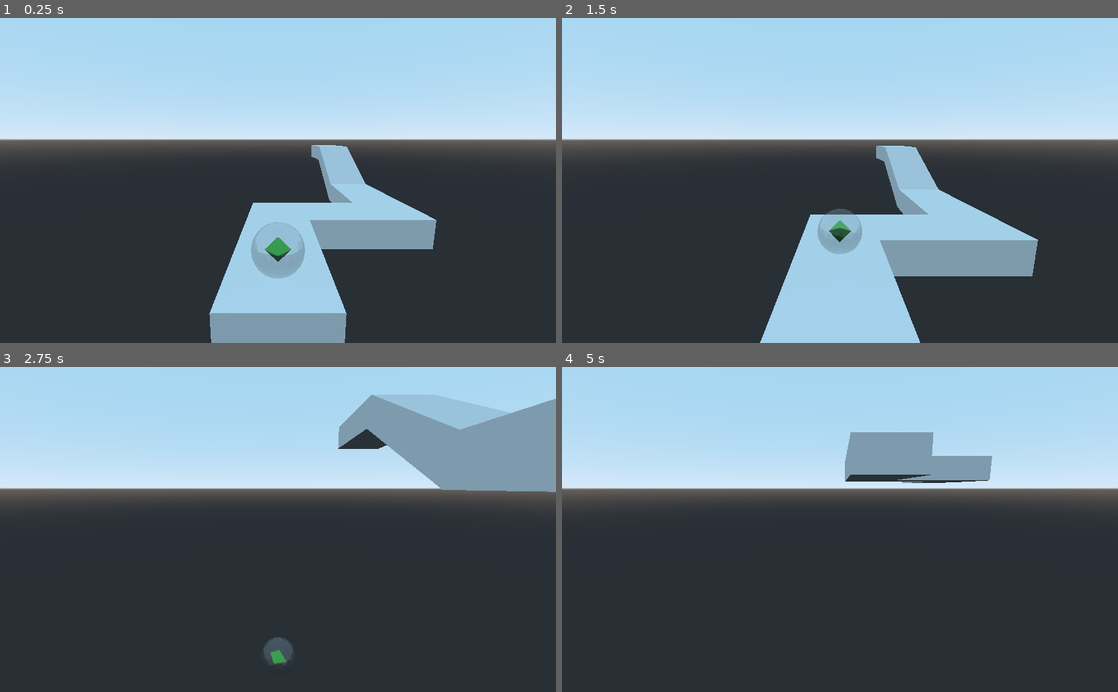
Above: before the commit, frames 1-4 (two rows, left to right).
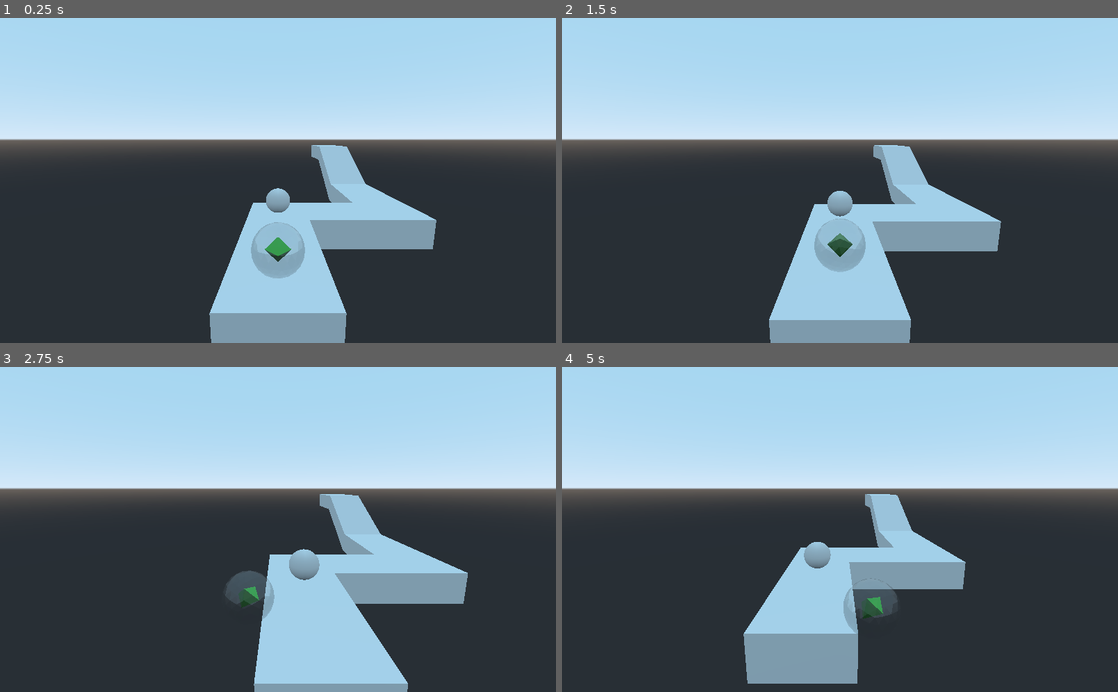
Above: after the commit, the same moments.

Repository: Theo-Fafet/mix-and-game-jam-2020
Game: Godot game, scene res://ExampleScene.tscn
The game is run twice, just before and just after one commit, with the same random seed, the same clock (stepped at 60 frames per second) and the same inputs.
Inputs:
- Up to frame 1 (0.25 s): no input
- Up to frame 2 (1.5 s): hold Up (ui_up) from 0.53 s (still down)
- Up to frame 3 (2.75 s): release Up (ui_up) at 2.03 s; hold Left (ui_left) from 2.03 s (still down)
- Up to frame 4 (5 s): release Left (ui_left) at 3.53 s; hold Down (ui_down) 3.53-4.28 s; hold Right (ui_right) from 4.28 s (still down)

The runs differ from the first frame. In frame 1, 0.3% of the frame differs, in the area x 47-53%, y 52-60%; in frame 2, 7.8%; in frame 3, 21%, in the area x 40-100%, y 8-100%; in frame 4, 14%.

Commit message:
Sorry cant

Diff:
--- a/3D/Ball/Nodes/Ball.tscn
+++ b/3D/Ball/Nodes/Ball.tscn
@@ -16,6 +16,9 @@
 }
 
 [node name="BallRB" type="RigidBody" parent="."]
+collision_layer = 2
+collision_mask = 3
+contacts_reported = 1
 
 [node name="SphereCS" type="CollisionShape" parent="BallRB"]
 shape = SubResource( 1 )
--- /dev/null
+++ b/3D/Turret/Nodes/Bullet.gd
@@ -0,0 +1,20 @@
+extends Spatial
+
+# Declare member variables here. Examples:
+# var a = 2
+# var b = "text"
+onready var rb: RigidBody = $"BulletRB"
+onready var direction: Vector3 = Vector3(0,0,-1)
+
+# Called when the node enters the scene tree for the first time.
+func _ready():
+	pass # Replace with function body.
+
+# Called every frame. 'delta' is the elapsed time since the previous frame.
+func _physics_process(delta):
+	rb.set_linear_velocity(direction)
+
+
+func _on_BulletRB_body_entered(body):
+	print("Reseting due to death by bullet")
+	get_tree().reload_current_scene()
--- /dev/null
+++ b/3D/Turret/Nodes/Bullet.tscn
@@ -0,0 +1,26 @@
+[gd_scene load_steps=4 format=2]
+
+[ext_resource path="res://3D/Turret/Nodes/Bullet.gd" type="Script" id=1]
+
+[sub_resource type="SphereShape" id=1]
+
+[sub_resource type="SphereMesh" id=2]
+
+[node name="Bullet" type="Spatial"]
+transform = Transform( 0.2, 0, 0, 0, 0.2, 0, 0, 0, 0.2, 0, 0, 0 )
+script = ExtResource( 1 )
+
+[node name="BulletRB" type="RigidBody" parent="."]
+collision_layer = 4
+collision_mask = 2
+mass = 0.0459184
+gravity_scale = 0.0
+contacts_reported = 1
+contact_monitor = true
+
+[node name="CollisionShape" type="CollisionShape" parent="BulletRB"]
+shape = SubResource( 1 )
+
+[node name="CSGMesh" type="CSGMesh" parent="BulletRB"]
+mesh = SubResource( 2 )
+[connection signal="body_entered" from="BulletRB" to="." method="_on_BulletRB_body_entered"]
--- /dev/null
+++ b/3D/Turret/Nodes/Turret.tscn
@@ -0,0 +1,28 @@
+[gd_scene load_steps=6 format=2]
+
+[ext_resource path="res://Scripts/TurretFire.gd" type="Script" id=1]
+[ext_resource path="res://3D/Ball/Obj/Ball.obj" type="ArrayMesh" id=2]
+[ext_resource path="res://3D/Ball/Materials/Core.material" type="Material" id=3]
+[ext_resource path="res://3D/Ball/Materials/Ball.material" type="Material" id=4]
+
+[sub_resource type="SphereShape" id=1]
+radius = 0.25
+
+[node name="Turret" type="Spatial"]
+script = ExtResource( 1 )
+__meta__ = {
+"_edit_group_": true
+}
+
+[node name="TurretRB" type="RigidBody" parent="."]
+
+[node name="SphereCS" type="CollisionShape" parent="TurretRB"]
+shape = SubResource( 1 )
+
+[node name="TurretMesh" type="MeshInstance" parent="TurretRB"]
+mesh = ExtResource( 2 )
+material/0 = ExtResource( 3 )
+material/1 = ExtResource( 4 )
+
+[node name="Timer" type="Timer" parent="."]
+[connection signal="timeout" from="Timer" to="." method="_on_Timer_timeout"]
--- a/ExampleScene.tscn
+++ b/ExampleScene.tscn
@@ -1,7 +1,8 @@
-[gd_scene load_steps=4 format=2]
+[gd_scene load_steps=5 format=2]
 
 [ext_resource path="res://3D/Levels/Example/ExampleLevel.tscn" type="PackedScene" id=1]
 [ext_resource path="res://3D/Ball/Nodes/Ball.tscn" type="PackedScene" id=2]
+[ext_resource path="res://3D/Turret/Nodes/Bullet.tscn" type="PackedScene" id=3]
 
 [sub_resource type="BoxShape" id=1]
 
@@ -17,4 +18,7 @@
 
 [node name="CollisionShape" type="CollisionShape" parent="DeathPlane"]
 shape = SubResource( 1 )
+
+[node name="Bullet" parent="." instance=ExtResource( 3 )]
+transform = Transform( 0.2, 0, 0, 0, 0.2, 0, 0, 0, 0.2, 0, 0.259064, 1.94774 )
 [connection signal="body_entered" from="DeathPlane" to="Spatial/Ball" method="_on_Area_body_entered"]
--- a/Scripts/BallController.gd
+++ b/Scripts/BallController.gd
@@ -26,6 +26,5 @@
 
 
 func _on_Area_body_entered(body):
-	print("Reseting due to death")
+	print("Reseting due to death by falling")
 	get_tree().reload_current_scene()
-	pass # Replace with function body.
--- /dev/null
+++ b/Scripts/TurretFire.gd
@@ -0,0 +1,23 @@
+extends Spatial
+
+# Declare member variables here. Examples:
+# var a = 2
+# var b = "text"
+
+onready var num_bullets: int
+
+# Called when the node enters the scene tree for the first time.
+func _ready():
+	pass # Replace with function body.
+
+# Called every frame. 'delta' is the elapsed time since the previous frame.
+#func _process(delta):
+#	pass
+
+func _on_Timer_timeout():
+	spawn_bullet()
+	pass # Replace with function body.
+
+
+func spawn_bullet():
+	var angle = 0
Not shown, changed: .gitignore
